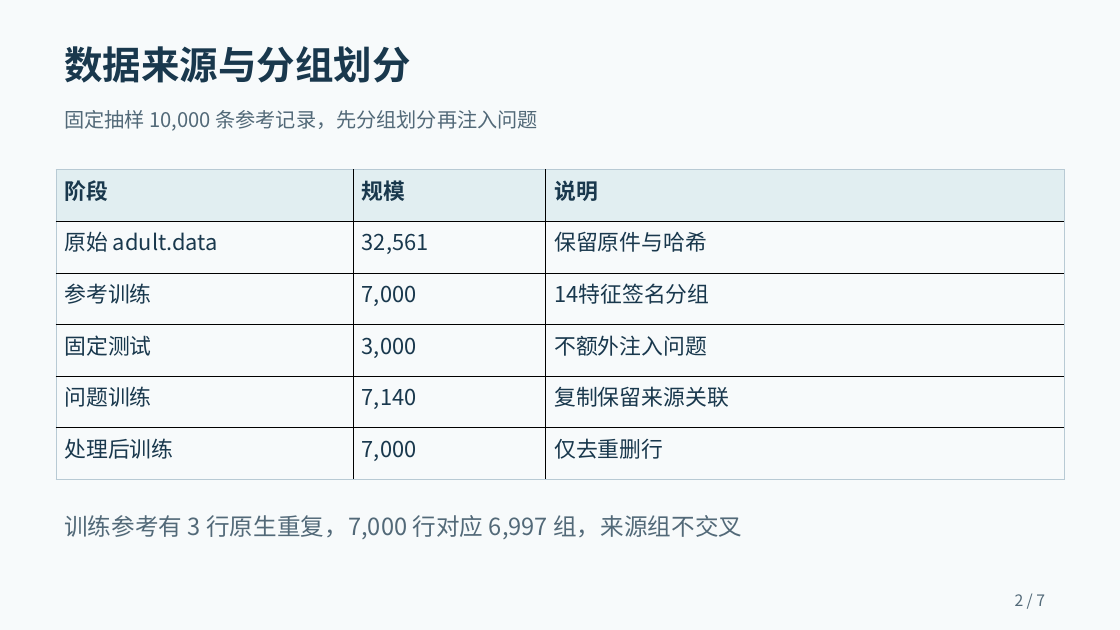
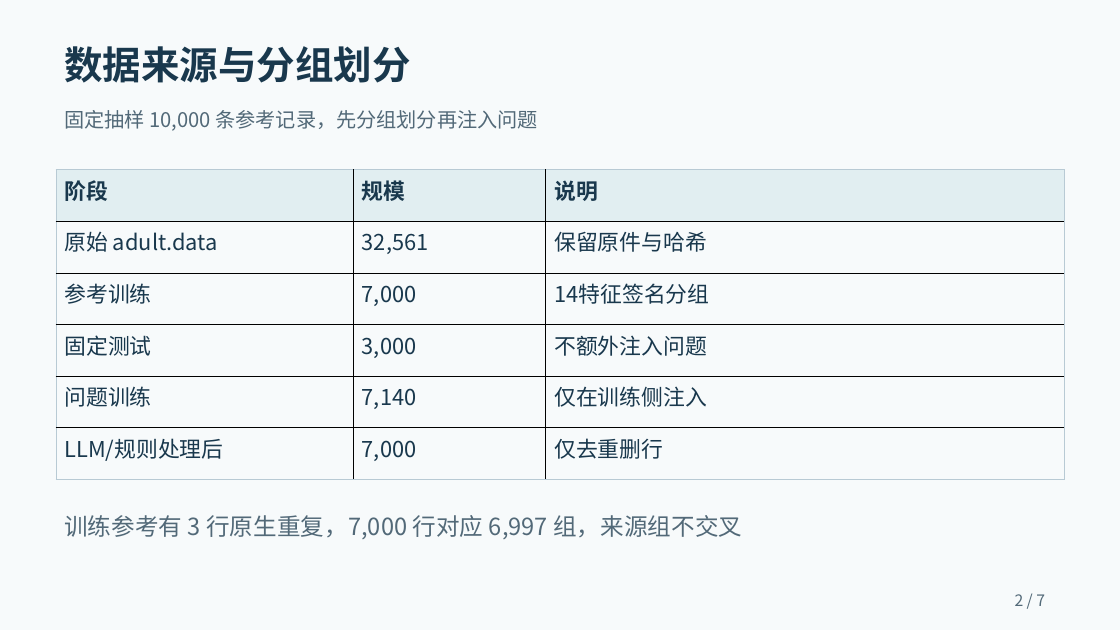
Before and after one commit to 2026-XJTU-UG-DM-Assignment-10/data_agent_course, a slide deck: slide 2 of docs/presentation.pptx. Drawn at 1120x630 pixels with LibreOffice and Linux fonts; fonts in the diff are those of the drawing. Boxes give left, top, right and bottom in pixels: in the first picture for what was removed or moved away, otherwise in the second. Text is boxed around its words. In the diff, an @@ line names an element or a change of style, - is before the commit and + after.

```diff
--- a/docs/presentation.pptx
+++ b/docs/presentation.pptx
@@ table at bbox=[56, 170, 1065, 480] @@
-row 5, column 3: 复制保留来源关联
+row 5, column 3: 仅在训练侧注入
-row 6, column 1: 处理后训练
+row 6, column 1: LLM/规则处理后
```
Also in this commit, not shown: 5 other slides changed, 1 slide added, 1 slide removed, 20 other files.
